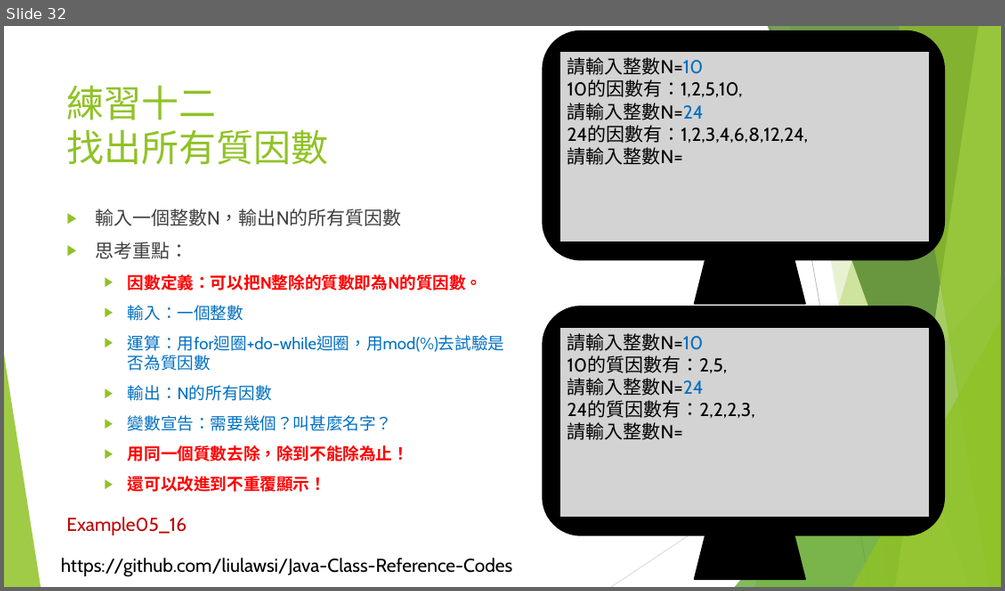
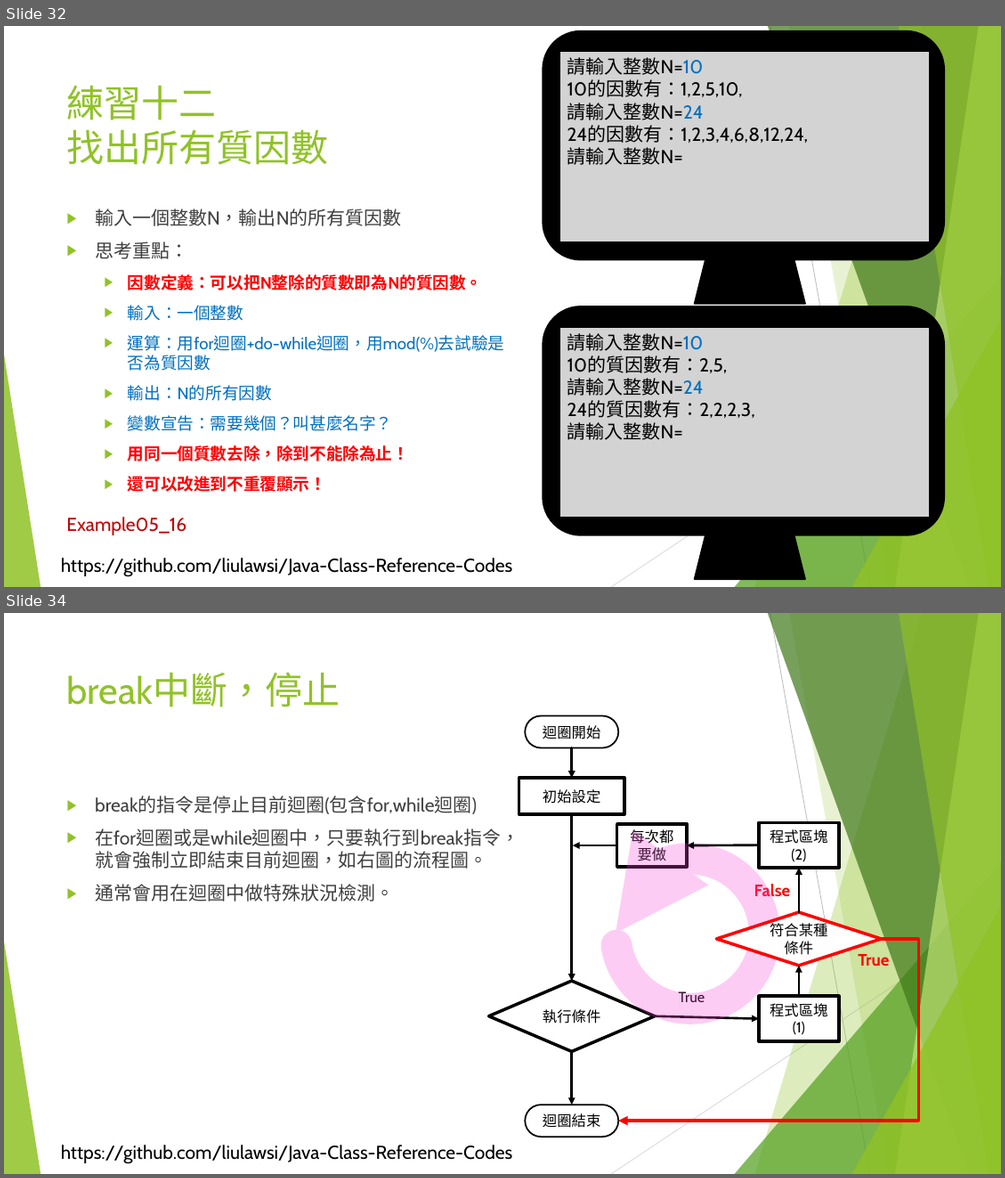
Before and after one commit to liulawsi/My_PPTs, a slide deck: LCC/Java/05_迴圈大法.pptx. Shown one above the other, each under a label of ours: slide 32 before the commit, slides 32 and 34 after it; the slides between them are not shown. The pictures are 1005x591 and 1005x1178 pixels, drawn with LibreOffice and Linux fonts; fonts in the diff are those of the drawing; background and template pictures are left out. Boxes give left, top, right and bottom in pixels: in the first picture for what was removed or moved away, otherwise in the second. Text is boxed around its words. In the diff, an @@ line names an element or a change of style, - is before the commit and + after.

```diff
--- a/LCC/Java/05_迴圈大法.pptx
+++ b/LCC/Java/05_迴圈大法.pptx
@@ slide 34 added at (4, 613, 1001, 1174), background #FFFFFF; not listed: 11 template elements that a slide beside it also shows @@
@@ title added at (67, 673, 340, 707), 36 pt, text #90C226 @@
+break中斷，停止
@@ rounded rectangle added at (526, 715, 619, 747), fill #FFFFFF, outline #000000 1.5 pt, 14 pt, text #000000 @@
+迴圈開始
@@ arrow added from (572, 747) to (572, 778), #000000 2.25 pt @@
@@ text added at (95, 795, 519, 901), 18 pt, text #404040 @@
+▶ break的指令是停止目前迴圈(包含for,while迴圈)
+▶ 在for迴圈或是while迴圈中，只要執行到break指令，就會強制立即結束目前迴圈，如右圖的流程圖。
+▶ 通常會用在迴圈中做特殊狀況檢測。
@@ rectangle added at (519, 778, 624, 814), fill #FFFFFF, outline #000000 3 pt, 14 pt, text #000000 @@
+初始設定
@@ arrow added from (572, 814) to (572, 981), #000000 2.25 pt @@
@@ rectangle added at (617, 824, 687, 867), fill #FFFFFF, outline #000000 3 pt, 14 pt, text #000000 @@
+每次都要做
@@ rectangle added at (759, 822, 839, 868), fill #FFFFFF, outline #000000 3 pt, 14 pt, text #000000 @@
+程式區塊(2)
@@ arrow added from (617, 845) to (573, 845), #000000 2.25 pt @@
@@ arrow added from (759, 844) to (687, 845), #000000 2.25 pt @@
@@ arc (boxed as its full ellipse) added at (615, 859, 764, 1008), outline #F84ADB 30 pt @@
@@ arrow added from (799, 912) to (799, 868), #000000 2.25 pt @@
@@ text added at (754, 883, 791, 901), 16 pt, text #FF0000, bold @@
+False
@@ diamond added at (717, 912, 882, 965), fill #FFFFFF, outline #FF0000 3 pt, 14 pt, text #000000 @@
+符合某種條件
@@ elbow arrow added from (882, 939) to (619, 1121), #FF0000 3 pt @@
@@ text added at (858, 954, 889, 965), 16 pt, text #FF0000, bold @@
+True
@@ diamond added at (488, 981, 655, 1051), fill #FFFFFF, outline #000000 3 pt, 14 pt, text #000000 @@
+執行條件
@@ arrow added from (799, 996) to (799, 965), #000000 2.25 pt @@
@@ text added at (679, 990, 704, 1002), 14 pt, text #000000 @@
+True
@@ rectangle added at (759, 996, 839, 1041), fill #FFFFFF, outline #000000 3 pt, 14 pt, text #000000 @@
+程式區塊(1)
@@ arrow added from (655, 1016) to (759, 1018), #000000 2.25 pt @@
@@ arrow added from (572, 1051) to (572, 1104), #000000 2.25 pt @@
@@ rounded rectangle added at (526, 1104, 619, 1136), fill #FFFFFF, outline #000000 1.5 pt, 14 pt, text #000000 @@
+迴圈結束
```
Also in this commit, not shown: 1 slide changed, 2 other slides added, 9 other files.
